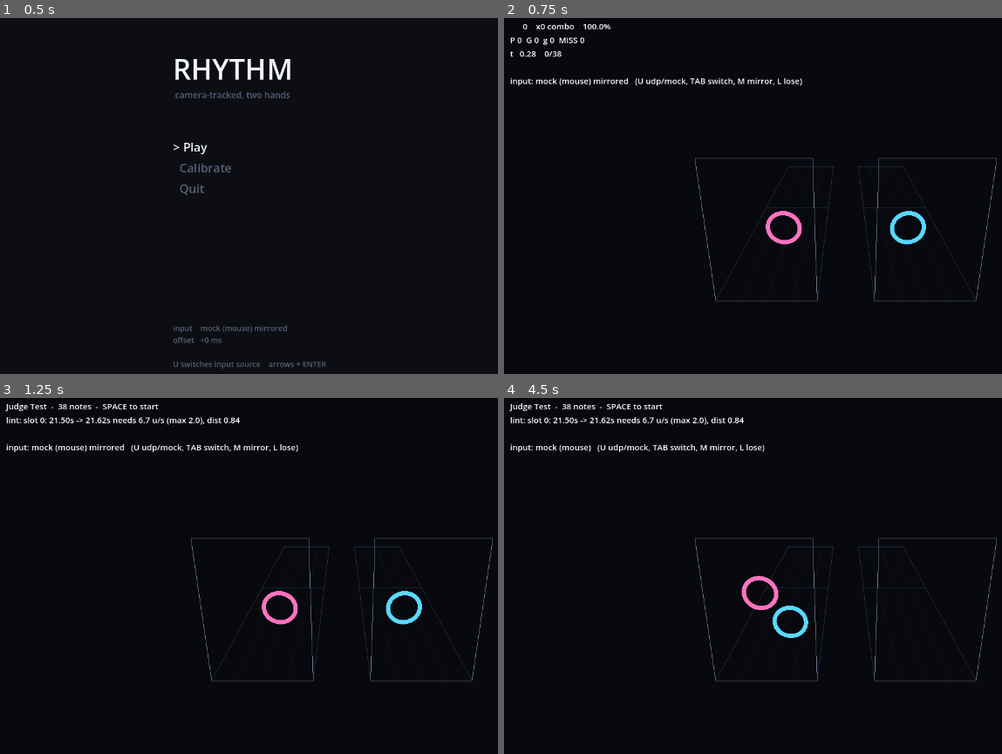
Above: before the commit, frames 1-4 (two rows, left to right).
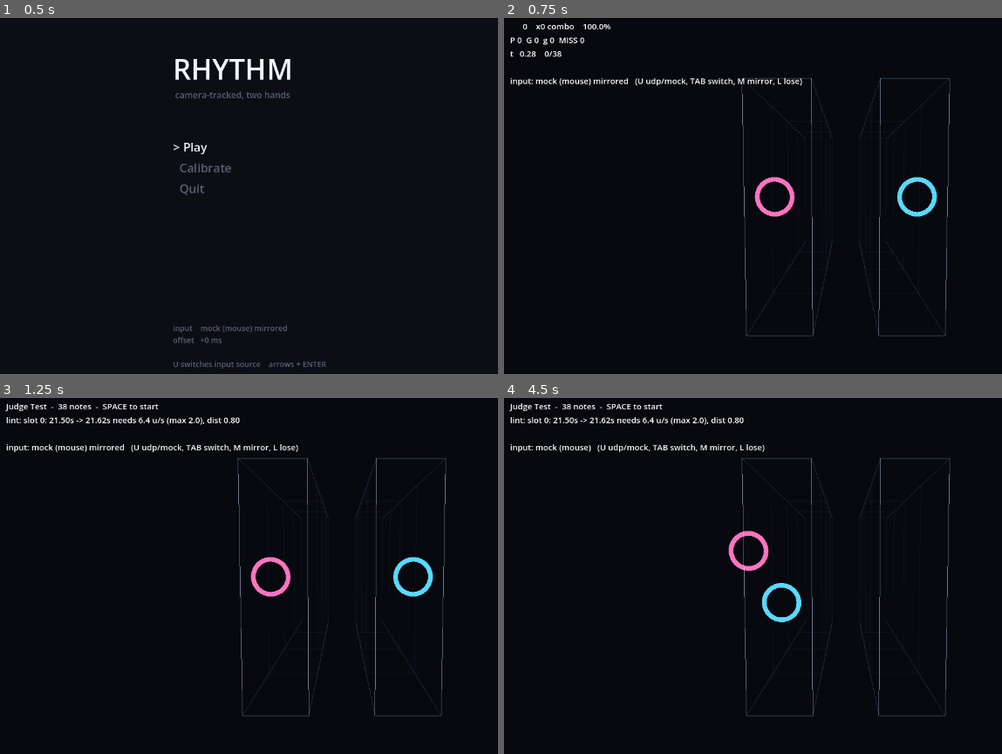
Above: after the commit, the same moments.

Repository: bigpeppermf/rhythmgame
Game: Godot game, scene res://scenes/main.tscn
The game is run twice, just before and just after one commit, with the same random seed, the same clock (stepped at 60 frames per second) and the same inputs.
Inputs (mouse positions are in pixels of both pictures, inside the frame that each line leads up to):
- Up to frame 1 (0.5 s): no input
- Up to frame 2 (0.75 s): tap Enter (ui_accept) at 0.5 s; move the mouse to (997, 185) at 0.52 s; hold Up from 0.53 s (still down); tap Tab at 0.6 s
- Up to frame 3 (1.25 s): keep holding Up; tap Enter (ui_accept) at 0.77 s
- Up to frame 4 (4.5 s): tap Enter (ui_accept) at 1.25, 1.52, 2, 2.75, 3.02, 3.5, 3.77, 4.25 s; move the mouse to (708, 604) at 1.27 s; release Up at 1.28 s; hold Down 1.28-2.03 s; tap M at 1.35 s; move the mouse to (917, 497) at 2.02 s; hold L 2.03-2.78 s; hold Up 2.03-3.53 s; move the mouse to (812, 665) at 2.77 s; tap Space at 2.85 s; move the mouse to (outside the picture) at 3.52 s; hold Down from 3.53 s (still down); tap Keypad Enter at 3.6 s; move the mouse to (638, 526) at 4.27 s; tap R at 4.35 s

Frame 1 is identical in both runs. In frame 2, 2.6% of the frame differs, in the area x 38-99%, y 16-90%; in frame 3, 2.6%; in frame 4, 2.7%, in the area x 29-99%, y 5-90%.

Commit message:
One vertical lane per hand instead of a wide multi-column track
Each hand now plays a single tall corridor rather than a wide floor with
columns across it. Height is the only charted axis, which is also the axis a
webcam tracks best: a raised versus lowered arm spans most of the frame,
while horizontal hand motion is smaller and the body crosses behind it.

The lane carries no horizontal subdivisions. Columns across a single lane
would suggest a horizontal precision the game does not ask for, and the lane
is sized so a note nearly fills it - with one lane, the note IS the position.

Camera moves nearly head-on. The old steep downward tilt was foreshortening
exactly the axis the player is now judged on.

Depth rungs are drawn as complete cross sections. Drawing only their top and
bottom edges left the shape ambiguous - the eye read partial rungs as the
faces of a solid box rather than depth markers inside a corridor.

Judge, Chart, Conductor and the skin contracts are untouched, and the test
chart scores identically through the change. Chart.lint()'s two placement
rules collapse to one now that off-track and in-the-gap are the same thing.

Diff:
--- a/game/chart/chart.gd
+++ b/game/chart/chart.gd
@@ -67,22 +67,18 @@
 ## than note density: two notes 80ms apart in the same place are trivial, two
 ## notes 400ms apart at opposite corners may be impossible. Density is visible
 ## when charting; reachability is not, which is why it needs a linter.
-func lint(max_speed: float = 2.0, gap: float = 0.0,
+func lint(max_speed: float = 2.0,
 		track_bounds: Callable = Callable()) -> PackedStringArray:
 	warnings = PackedStringArray()
 	var last: Array[Note] = [null, null]
 
 	for n in notes:
-		# Placement. The centre band has no track drawn under it, so a note
-		# there would float over empty space; a note on the other hand's track
-		# is unreachable by the hand that owns it.
-		if gap > 0.0 and absf(n.pos.x - 0.5) < gap:
-			warnings.append("slot %d: note at %.2fs sits in the centre gap (x %.2f)" %
-				[n.slot, n.time, n.pos.x])
-		elif track_bounds.is_valid():
+		# Placement. Anything off its own track floats over empty space and is
+		# unreachable by the hand that owns it.
+		if track_bounds.is_valid():
 			var t: Vector2 = track_bounds.call(n.slot)
 			if n.pos.x < t.x - 0.001 or n.pos.x > t.y + 0.001:
-				warnings.append("slot %d: note at %.2fs is on the other track (x %.2f)" %
+				warnings.append("slot %d: note at %.2fs is off its track (x %.2f)" %
 					[n.slot, n.time, n.pos.x])
 
 		var prev: Note = last[n.slot]
--- a/game/charts/test.json
+++ b/game/charts/test.json
@@ -7,270 +7,270 @@
   {
    "beat": 8,
    "slot": 0,
-   "x": 0.3,
-   "y": 0.45,
+   "x": 0.29,
+   "y": 0.4,
    "type": "tap"
   },
   {
    "beat": 9,
    "slot": 1,
-   "x": 0.7,
-   "y": 0.55,
+   "x": 0.71,
+   "y": 0.6,
    "type": "tap"
   },
   {
    "beat": 10,
    "slot": 0,
-   "x": 0.3,
-   "y": 0.45,
+   "x": 0.29,
+   "y": 0.4,
    "type": "tap"
   },
   {
    "beat": 11,
    "slot": 1,
-   "x": 0.7,
-   "y": 0.55,
+   "x": 0.71,
+   "y": 0.6,
    "type": "tap"
   },
   {
    "beat": 12,
    "slot": 0,
-   "x": 0.3,
-   "y": 0.45,
+   "x": 0.29,
+   "y": 0.4,
    "type": "tap"
   },
   {
    "beat": 13,
    "slot": 1,
-   "x": 0.7,
-   "y": 0.55,
+   "x": 0.71,
+   "y": 0.6,
    "type": "tap"
   },
   {
    "beat": 14,
    "slot": 0,
-   "x": 0.3,
-   "y": 0.45,
+   "x": 0.29,
+   "y": 0.4,
    "type": "tap"
   },
   {
    "beat": 15,
    "slot": 1,
-   "x": 0.7,
-   "y": 0.55,
+   "x": 0.71,
+   "y": 0.6,
    "type": "tap"
   },
   {
    "beat": 16,
    "slot": 0,
-   "x": 0.25,
-   "y": 0.2,
+   "x": 0.29,
+   "y": 0.18,
    "type": "tap"
   },
   {
    "beat": 17,
    "slot": 1,
-   "x": 0.75,
-   "y": 0.2,
+   "x": 0.71,
+   "y": 0.18,
    "type": "tap"
   },
   {
    "beat": 18,
    "slot": 0,
-   "x": 0.25,
-   "y": 0.8,
+   "x": 0.29,
+   "y": 0.82,
    "type": "tap"
   },
   {
    "beat": 19,
    "slot": 1,
-   "x": 0.75,
-   "y": 0.8,
+   "x": 0.71,
+   "y": 0.82,
    "type": "tap"
   },
   {
    "beat": 20,
    "slot": 0,
-   "x": 0.25,
-   "y": 0.2,
+   "x": 0.29,
+   "y": 0.18,
    "type": "tap"
   },
   {
    "beat": 21,
    "slot": 1,
-   "x": 0.75,
-   "y": 0.2,
+   "x": 0.71,
+   "y": 0.18,
    "type": "tap"
   },
   {
    "beat": 22,
    "slot": 0,
-   "x": 0.25,
-   "y": 0.8,
+   "x": 0.29,
+   "y": 0.82,
    "type": "tap"
   },
   {
    "beat": 23,
    "slot": 1,
-   "x": 0.75,
-   "y": 0.8,
+   "x": 0.71,
+   "y": 0.82,
    "type": "tap"
   },
   {
    "beat": 24,
    "slot": 0,
-   "x": 0.24,
-   "y": 0.35,
+   "x": 0.29,
+   "y": 0.3,
    "type": "hold",
    "length": 2
   },
   {
    "beat": 26,
    "slot": 1,
-   "x": 0.76,
-   "y": 0.65,
+   "x": 0.71,
+   "y": 0.7,
    "type": "hold",
    "length": 2
   },
   {
    "beat": 28,
    "slot": 0,
-   "x": 0.24,
-   "y": 0.35,
+   "x": 0.29,
+   "y": 0.3,
    "type": "hold",
    "length": 2
   },
   {
    "beat": 30,
    "slot": 1,
-   "x": 0.76,
-   "y": 0.65,
+   "x": 0.71,
+   "y": 0.7,
    "type": "hold",
    "length": 2
   },
   {
    "beat": 34,
    "slot": 0,
-   "x": 0.14,
-   "y": 0.3,
+   "x": 0.29,
+   "y": 0.25,
    "type": "tap"
   },
   {
    "beat": 34,
    "slot": 1,
-   "x": 0.86,
-   "y": 0.3,
+   "x": 0.71,
+   "y": 0.75,
    "type": "tap"
   },
   {
    "beat": 35,
    "slot": 0,
-   "x": 0.22,
-   "y": 0.7,
+   "x": 0.29,
+   "y": 0.37,
    "type": "tap"
   },
   {
    "beat": 35,
    "slot": 1,
-   "x": 0.78,
-   "y": 0.7,
+   "x": 0.71,
+   "y": 0.63,
    "type": "tap"
   },
   {
    "beat": 36,
    "slot": 0,
-   "x": 0.3,
-   "y": 0.3,
+   "x": 0.29,
+   "y": 0.49,
    "type": "tap"
   },
   {
    "beat": 36,
    "slot": 1,
-   "x": 0.7,
-   "y": 0.3,
+   "x": 0.71,
+   "y": 0.51,
    "type": "tap"
   },
   {
    "beat": 37,
    "slot": 0,
-   "x": 0.14,
-   "y": 0.7,
+   "x": 0.29,
+   "y": 0.61,
    "type": "tap"
   },
   {
    "beat": 37,
    "slot": 1,
-   "x": 0.86,
-   "y": 0.7,
+   "x": 0.71,
+   "y": 0.39,
    "type": "tap"
   },
   {
    "beat": 38,
    "slot": 0,
-   "x": 0.22,
-   "y": 0.3,
+   "x": 0.29,
+   "y": 0.25,
    "type": "tap"
   },
   {
    "beat": 38,
    "slot": 1,
-   "x": 0.78,
-   "y": 0.3,
+   "x": 0.71,
+   "y": 0.75,
    "type": "tap"
   },
   {
    "beat": 39,
    "slot": 0,
-   "x": 0.3,
-   "y": 0.7,
+   "x": 0.29,
+   "y": 0.37,
    "type": "tap"
   },
   {
    "beat": 39,
    "slot": 1,
-   "x": 0.7,
-   "y": 0.7,
+   "x": 0.71,
+   "y": 0.63,
    "type": "tap"
   },
   {
    "beat": 40,
    "slot": 0,
-   "x": 0.14,
-   "y": 0.3,
+   "x": 0.29,
+   "y": 0.49,
    "type": "tap"
   },
   {
    "beat": 40,
    "slot": 1,
-   "x": 0.86,
-   "y": 0.3,
+   "x": 0.71,
+   "y": 0.51,
    "type": "tap"
   },
   {
    "beat": 41,
    "slot": 0,
-   "x": 0.22,
-   "y": 0.7,
+   "x": 0.29,
+   "y": 0.61,
    "type": "tap"
   },
   {
    "beat": 41,
    "slot": 1,
-   "x": 0.78,
-   "y": 0.7,
+   "x": 0.71,
+   "y": 0.39,
    "type": "tap"
   },
   {
    "beat": 43,
    "slot": 0,
-   "x": 0.1,
+   "x": 0.29,
    "y": 0.1,
    "type": "tap"
   },
   {
    "beat": 43.25,
    "slot": 0,
-   "x": 0.36,
+   "x": 0.29,
    "y": 0.9,
    "type": "tap"
   }
--- a/game/gameplay/field_3d.gd
+++ b/game/gameplay/field_3d.gd
@@ -5,26 +5,27 @@
 ## This is the *only* place that knows the game is rendered in perspective.
 ## The Judge, the Chart and HandState all work in normalized [0,1] and never
 ## learn what the renderer does with it - which is why the flat 2D playfield
-## and this one can judge identically.
+## and this one judge identically.
 
-## World size of the play area at the hit plane.
-const WIDTH := 8.6
+## World span of the full normalized x range.
+const WIDTH := 9.0
+## Tall, because each track is a vertical ribbon rather than a floor.
+const HEIGHT := 7.2
 
-## Half-width of the empty band down the centre, in normalized x. Each hand
-## gets its own track and the middle is left clear, so the two read as separate
-## even when the hands cross.
+## World units the track travels per second. Raising this makes notes arrive
+## faster at the same chart - a readability knob, not a difficulty one.
+const SCROLL := 8.5
+## Seconds of chart visible ahead. Sets how long the track looks.
+const LOOKAHEAD := 2.0
+
+## Normalized width of one track. One lane, undivided: height is the axis the
+## player plays on, so subdividing horizontally would only add noise.
 ##
-## Note that this changes *nothing* about the coordinate mapping: plane() stays
-## a plain linear map and the gap is purely a region where no lane is drawn.
-## Warping x to open the gap would have made judged distance and on-screen
-## distance disagree near the centre, which is a bug waiting to happen.
-const GAP := 0.11
-const HEIGHT := 4.8
-## World units the highway travels per second. Raising this makes notes arrive
-## faster at the same chart - it is a readability knob, not a difficulty one.
-const SCROLL := 8.5
-## Seconds of chart visible ahead. Sets how long the highway looks.
-const LOOKAHEAD := 2.0
+## Sized so a note nearly fills the lane with a little margin - which is the
+## point of a single lane. The note IS the lane position.
+const TRACK_W := 0.21
+## Normalized centre of each track. Index is the slot: 0 = left, 1 = right.
+const TRACK_X := [0.29, 0.71]
 
 
 ## Normalized position -> world position at the hit plane.
@@ -45,11 +46,18 @@
 	return LOOKAHEAD * SCROLL
 
 
-## Normalized x bounds of one hand's track. slot 0 is left, 1 is right.
+## Normalized x bounds of one hand's track.
 static func track(slot: int) -> Vector2:
-	return Vector2(0.0, 0.5 - GAP) if slot == 0 else Vector2(0.5 + GAP, 1.0)
+	var c: float = TRACK_X[slot]
+	return Vector2(c - TRACK_W * 0.5, c + TRACK_W * 0.5)
 
 
-## True if x falls in the empty centre band, where nothing should be charted.
-static func in_gap(x: float) -> bool:
-	return absf(x - 0.5) < GAP
+## Normalized x every note for this hand should sit on. With one lane, the
+## charted axis is height; x is just which track you are on.
+static func lane_x(slot: int) -> float:
+	return TRACK_X[slot]
+
+
+static func on_track(slot: int, x: float) -> bool:
+	var t := track(slot)
+	return x >= t.x - 0.001 and x <= t.y + 0.001
--- a/game/gameplay/playfield.gd
+++ b/game/gameplay/playfield.gd
@@ -177,30 +177,36 @@
 	var hh := Field3D.HEIGHT * 0.5
 
 	var rails := PackedVector3Array()
-	var grid := PackedVector3Array()
+	var rungs := PackedVector3Array()
 	var frame := PackedVector3Array()
 
-	# One track per hand, with the centre left empty.
+	# One vertical ribbon per hand. Height is the axis the player plays on, so
+	# the track is narrow and tall and carries no horizontal subdivisions -
+	# lanes across it would suggest a precision the game does not ask for.
 	for slot in 2:
 		var t: Vector2 = Field3D.track(slot)
 		var x0: float = Field3D.plane(Vector2(t.x, 0.5)).x
 		var x1: float = Field3D.plane(Vector2(t.y, 0.5)).x
 
+		# Four corner rails running into the distance.
 		for x in [x0, x1]:
-			rails.append(Vector3(x, -hh, 0.0))
-			rails.append(Vector3(x, -hh, -d))
-		for i in range(1, int(Field3D.LOOKAHEAD) + 1):
-			var z := -float(i) * Field3D.SCROLL
-			rails.append(Vector3(x0, -hh, z))
-			rails.append(Vector3(x1, -hh, z))
-
-		# Longitudinal floor lines give the eye something to measure approach
-		# speed against; rails alone leave the track reading flat.
-		var cols: int = maxi(skin.grid_columns / 2, 1)
-		for i in range(1, cols):
-			var x: float = lerpf(x0, x1, float(i) / cols)
-			grid.append(Vector3(x, -hh, 0.0))
-			grid.append(Vector3(x, -hh, -d))
+			for y in [-hh, hh]:
+				rails.append(Vector3(x, y, 0.0))
+				rails.append(Vector3(x, y, -d))
+
+		# Rungs at fixed time intervals - complete cross sections, not just the
+		# top and bottom edges. Drawing two of the four sides left the shape
+		# ambiguous: the eye read the partial rungs as the faces of a solid box
+		# rather than as depth markers inside a corridor.
+		var steps: int = int(Field3D.LOOKAHEAD / 0.5)
+		for i in range(1, steps + 1):
+			var z: float = -float(i) * 0.5 * Field3D.SCROLL
+			rungs.append_array(PackedVector3Array([
+				Vector3(x0, -hh, z), Vector3(x1, -hh, z),
+				Vector3(x1, -hh, z), Vector3(x1, hh, z),
+				Vector3(x1, hh, z), Vector3(x0, hh, z),
+				Vector3(x0, hh, z), Vector3(x0, -hh, z),
+			]))
 
 		frame.append_array(PackedVector3Array([
 			Vector3(x0, -hh, 0), Vector3(x1, -hh, 0),
@@ -210,7 +216,7 @@
 		]))
 
 	_line(rails, skin.rail_color)
-	_line(grid, skin.grid_color)
+	_line(rungs, skin.grid_color)
 	_line(frame, skin.hit_plane_color)
 
 
--- a/game/scenes/play_3d.gd
+++ b/game/scenes/play_3d.gd
@@ -46,18 +46,19 @@
 
 	chart = Chart.load_from(CHART_PATH)
 	if chart != null:
-		for w in chart.lint(2.0, Field3D.GAP, Field3D.track):
+		for w in chart.lint(2.0, Field3D.track):
 			push_warning("chart lint: %s" % w)
 	_start()
 
 
 func _build_camera(skin: GameSkin) -> void:
 	_cam = Camera3D.new()
-	# Above and behind the hit plane, tilted down the lane. The foreshortening
-	# does the timing communication that a flat view needs approach rings for.
-	_cam.position = Vector3(0.0, 5.0, 10.5)
-	_cam.rotation_degrees = Vector3(-21.0, 0.0, 0.0)
-	_cam.fov = 55.0
+	# Nearly head-on, only slightly above centre. With vertical tracks the
+	# readable axis is height, and a steep downward tilt would foreshorten
+	# exactly the axis the player is being judged on.
+	_cam.position = Vector3(0.0, 0.9, 11.2)
+	_cam.rotation_degrees = Vector3(-4.0, 0.0, 0.0)
+	_cam.fov = 52.0
 	add_child(_cam)
 
 	var env := Environment.new()
--- a/game/scenes/play_test.gd
+++ b/game/scenes/play_test.gd
@@ -33,7 +33,7 @@
 	chart = Chart.load_from(CHART_PATH)
 	if chart == null:
 		return
-	for w in chart.lint(2.0, Field3D.GAP, Field3D.track):
+	for w in chart.lint(2.0, Field3D.track):
 		push_warning("chart lint: %s" % w)
 
 
--- a/game/tests/judge_test.gd
+++ b/game/tests/judge_test.gd
@@ -27,15 +27,14 @@
 
 	# The generator plants exactly one physically impossible pair, and nothing
 	# else: no note in the centre gap, none on the wrong hand's track.
-	var warns := chart.lint(2.0, Field3D.GAP, Field3D.track)
+	var warns := chart.lint(2.0, Field3D.track)
 	_check(warns.size() == 1, "lint finds only the planted pair, got %d" % warns.size())
 	for w in warns:
 		print("      ", w)
 
 	var off := 0
 	for n in chart.notes:
-		var t: Vector2 = Field3D.track(n.slot)
-		if Field3D.in_gap(n.pos.x) or n.pos.x < t.x or n.pos.x > t.y:
+		if not Field3D.on_track(n.slot, n.pos.x):
 			off += 1
 	_check(off == 0, "every note sits on its own track, %d stray" % off)
 
Not shown, changed: tools/make_test_chart.py
